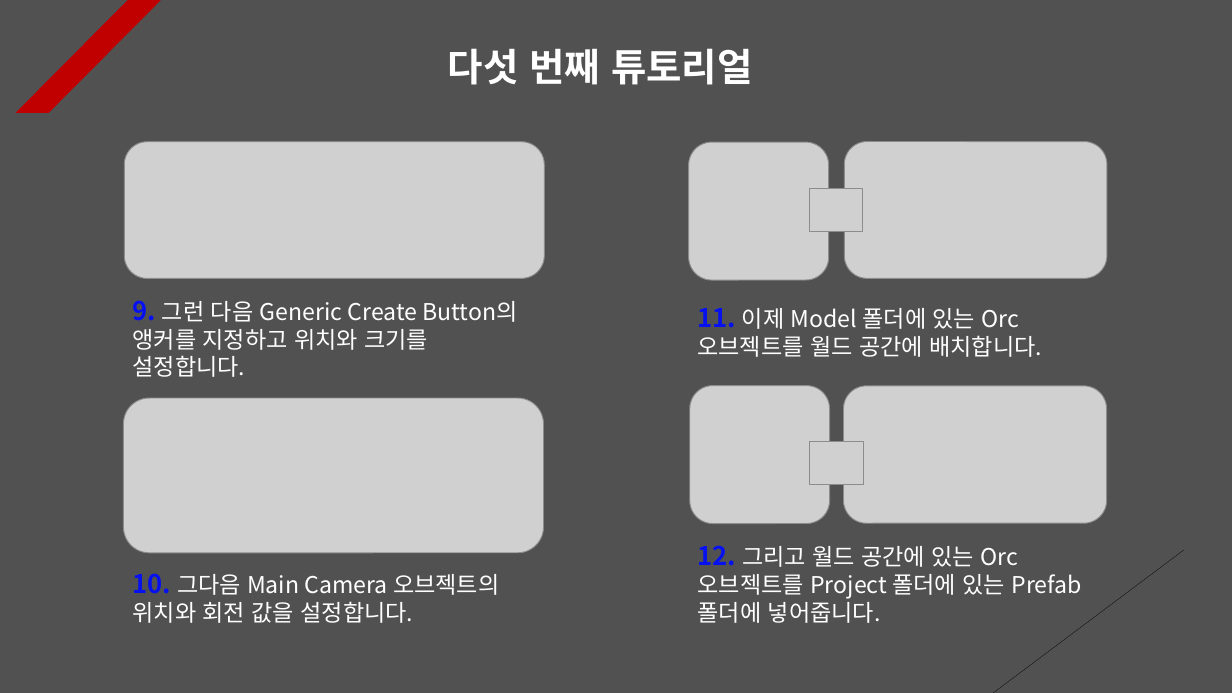
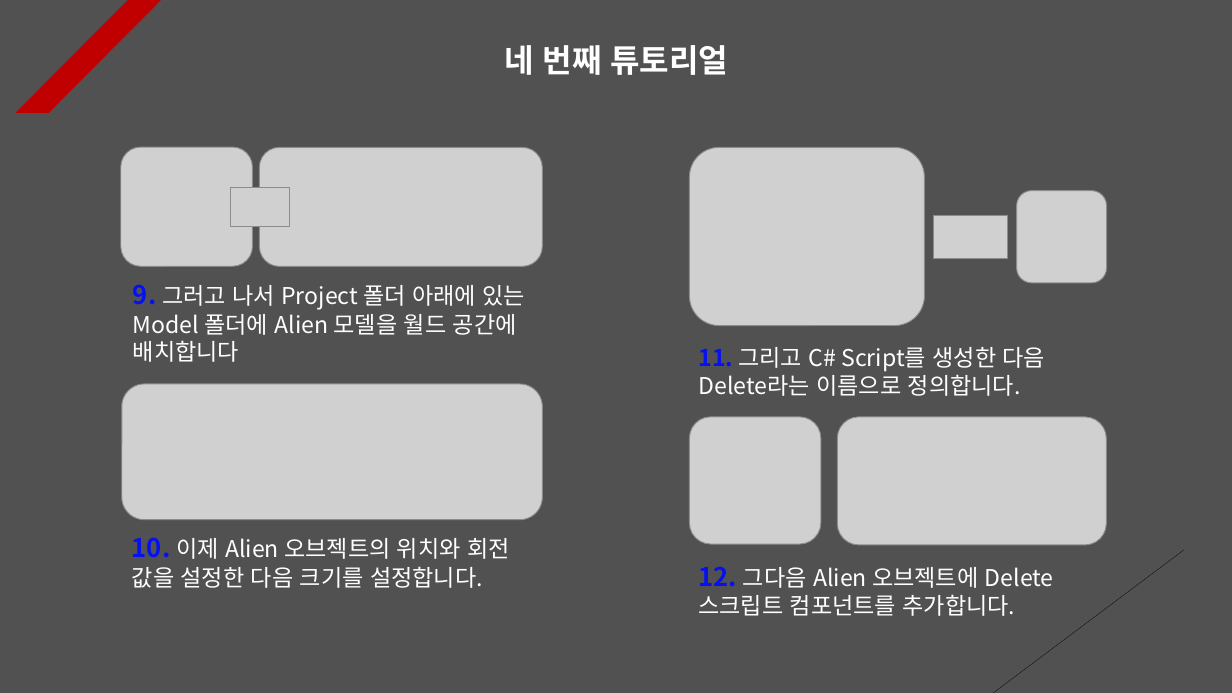
Before and after one commit to Unity2033/3D-UnityEngine, a slide deck: slide 4 of Assets/Class/Instantiate & Destroy/PPT Data/Instatiate and Destroy Example.pptx (slide 7 before the commit). Drawn at 1232x693 pixels with LibreOffice and Linux fonts; fonts in the diff are those of the drawing; grey boxes stand for pictures. Boxes give left, top, right and bottom in pixels: in the first picture for what was removed or moved away, otherwise in the second. Text is boxed around its words. In the diff, an @@ line names an element or a change of style, - is before the commit and + after.

```diff
--- a/Assets/Class/Instantiate & Destroy/PPT Data/Instatiate and Destroy Example.pptx
+++ b/Assets/Class/Instantiate & Destroy/PPT Data/Instatiate and Destroy Example.pptx
@@ text at [504, 45, 729, 75]: text changed; size 30 to 25 pt @@
-다섯 번째 튜토리얼
+네 번째 튜토리얼
@@ picture added at [121, 147, 253, 266] @@
@@ picture: place and size @@
-picture at [125, 141, 545, 278]
+picture at [260, 148, 543, 267]
@@ picture removed at [689, 142, 829, 280] @@
@@ picture added at [689, 148, 924, 326] @@
@@ picture removed at [845, 141, 1107, 278] @@
@@ picture at [231, 188, 289, 226]: rotation 0 to 180 degrees @@
@@ picture added at [1017, 190, 1106, 283] @@
@@ picture at [933, 215, 1007, 259]: rotation 180 to 0 degrees @@
@@ text at [133, 284, 525, 362]: text changed @@
-9. 그런 다음 Generic Create Button의 앵커를 지정하고 위치와 크기를 설정합니다.
+9. 그러고 나서 Project 폴더 아래에 있는 Model 폴더에 Alien 모델을 월드 공간에 배치합니다
@@ text removed at [697, 308, 1042, 357] @@
-11. 이제 Model 폴더에 있는 Orc 오브젝트를 월드 공간에 배치합니다.
@@ text added at [698, 347, 1046, 396], 18 pt, text #FFFFFF @@
+11. 그리고 C# Script를 생성한 다음 Delete라는 이름으로 정의합니다.
@@ picture: place and size @@
-picture at [124, 398, 544, 554]
+picture at [122, 384, 543, 520]
@@ picture: place and size @@
-picture at [690, 385, 830, 523]
+picture at [689, 417, 821, 544]
@@ picture: place and size @@
-picture at [844, 386, 1107, 524]
+picture at [837, 417, 1106, 545]
@@ text at [132, 537, 510, 588]: text changed @@
-10. 그다음 Main Camera 오브젝트의 위치와 회전 값을 설정합니다.
+10. 이제 Alien 오브젝트의 위치와 회전 값을 설정한 다음 크기를 설정합니다.
@@ text at [698, 566, 1054, 616]: text changed @@
-12. 그리고 월드 공간에 있는 Orc 오브젝트를 Project 폴더에 있는 Prefab 폴더에 넣어줍니다.
+12. 그다음 Alien 오브젝트에 Delete 스크립트 컴포넌트를 추가합니다.
```
Also in this commit, not shown: 8 other slides changed, 1 slide added, 2 slides removed, 25 other files.
